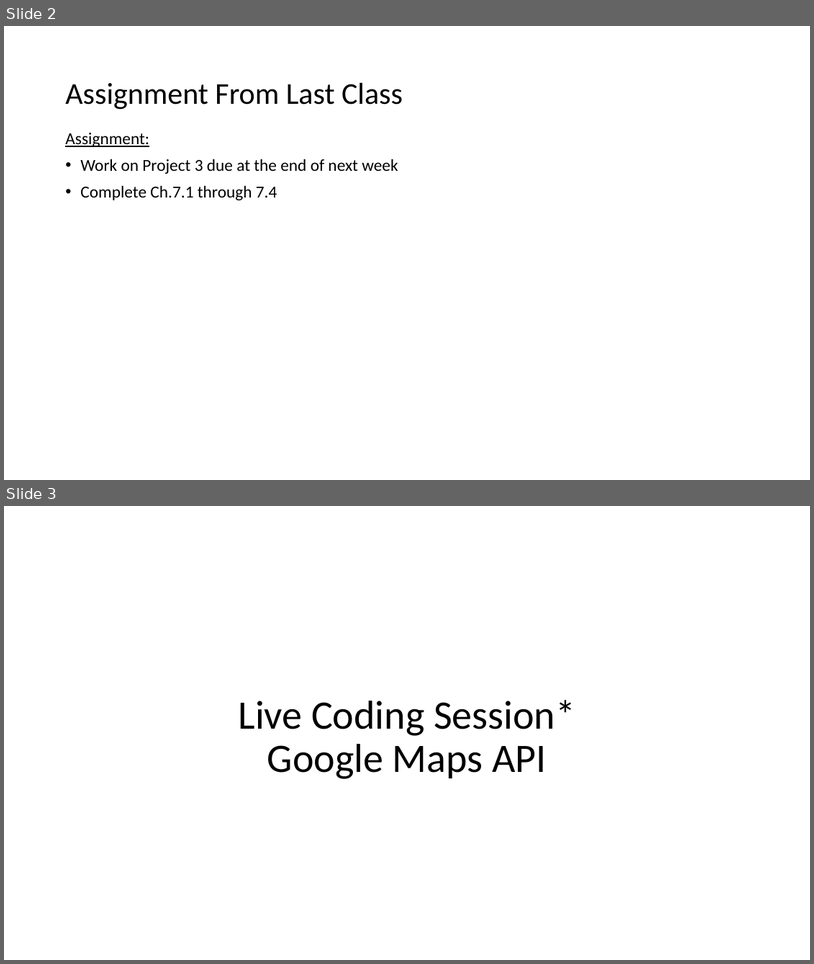
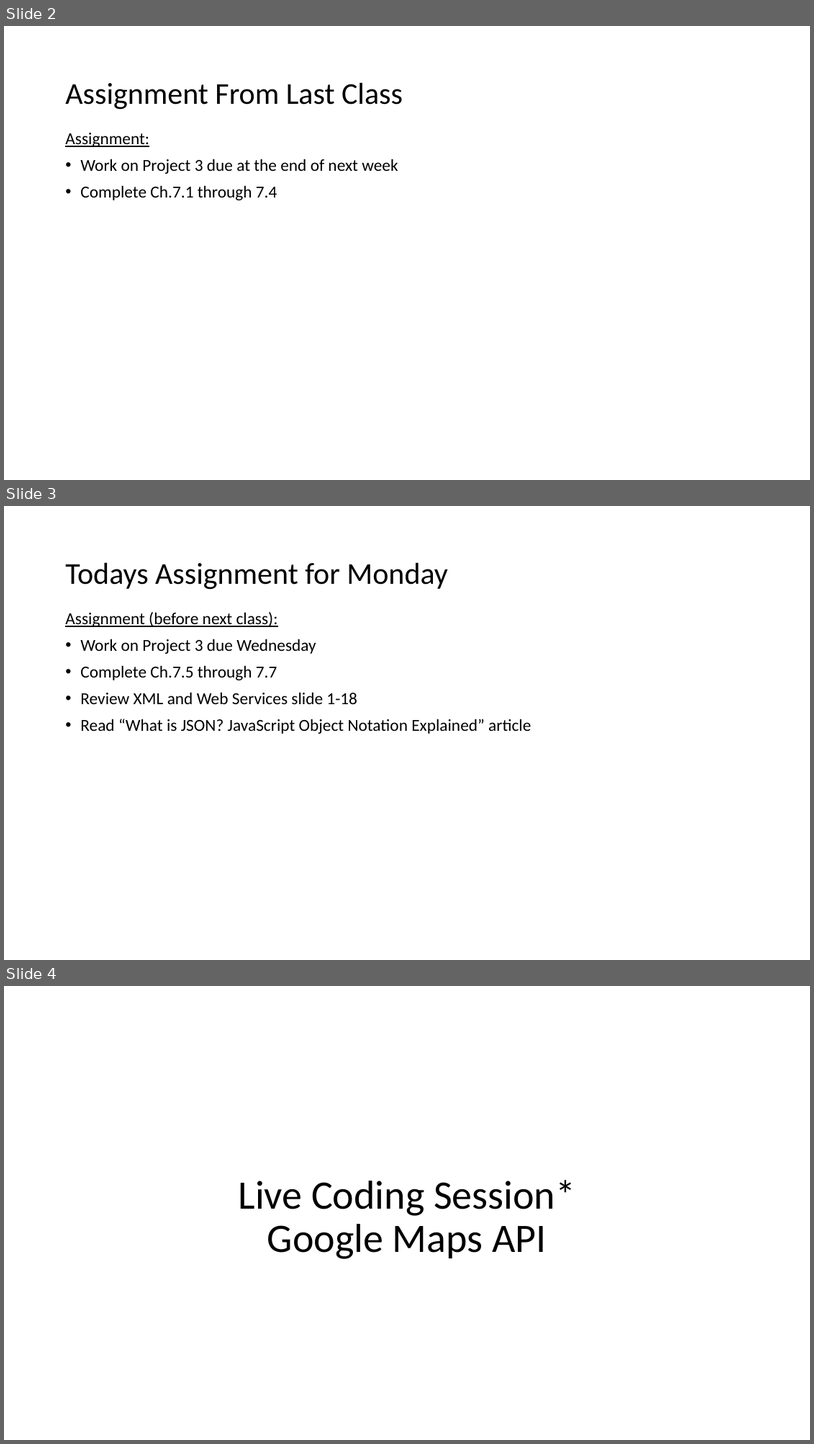
Before and after one commit to EricJPogue/www-epogue-info, a slide deck: CPSC-24700/Presentations/session-22.pptx. Shown one above the other, each under a label of ours: slides 2 and 3 before the commit, slides 2, 3 and 4 after it. The pictures are 814x964 and 814x1444 pixels, drawn with LibreOffice and Linux fonts; fonts in the diff are those of the drawing. Boxes give left, top, right and bottom in pixels: in the first picture for what was removed or moved away, otherwise in the second. Text is boxed around its words. In the diff, an @@ line names an element or a change of style, - is before the commit and + after.

```diff
--- a/CPSC-24700/Presentations/session-22.pptx
+++ b/CPSC-24700/Presentations/session-22.pptx
@@ slide 3 added at (4,506,810,960), background #FFFFFF @@
@@ title added at (65,563,448,590), 36 pt, text #000000 @@
+Todays Assignment for Monday
@@ text added at (65,612,531,734), 20 pt, text #000000 @@
+Assignment (before next class):
+• Work on Project 3 due Wednesday
+• Complete Ch.7.5 through 7.7
+• Review XML and Web Services slide 1-18
+• Read “What is JSON? JavaScript Object Notation Explained” article
@@ what was slide 3 is now slide 4 @@
```
Also in this commit, not shown: 6 slides changed, 4 other files.
